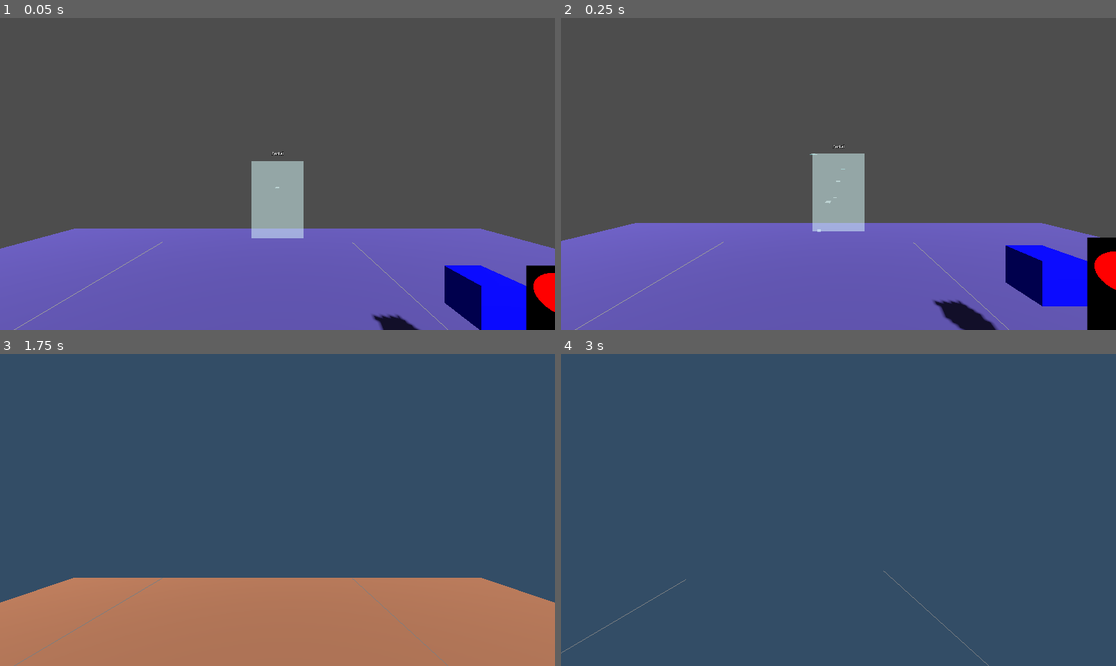
Above: before the commit, frames 1-4 (two rows, left to right).
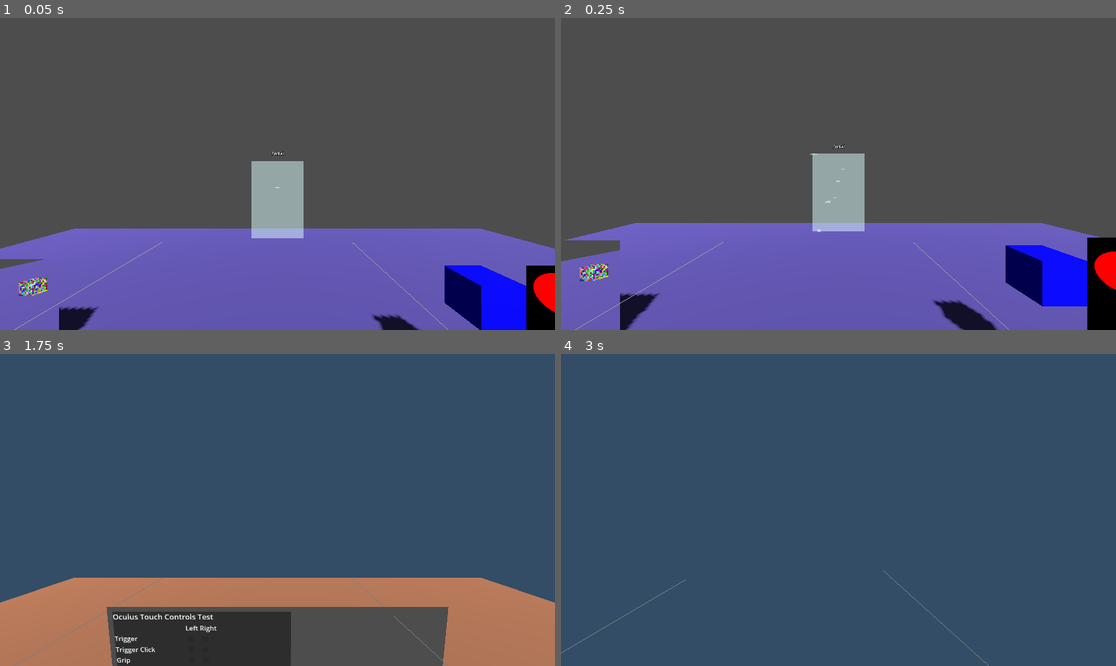
Above: after the commit, the same moments.

Repository: jvastola/GodotPhysicsRig
Game: Godot game, scene res://MainScene.tscn
Same seed, same stepped clock (60 frames per second), same inputs: the game is played once before the commit and once after it.
Inputs (mouse positions are in pixels of both pictures, inside the frame that each line leads up to):
- Up to frame 1 (0.05 s): no input
- Up to frame 2 (0.25 s): no input
- Up to frame 3 (1.75 s): move the mouse to (305, 510) at 0.52 s; hold Shift (sprint) 0.53-1.28 s; hold W (move_forward) from 0.53 s (still down); click (305, 510) at 0.67 s; tap Space (jump) at 0.77, 1.52 s; move the mouse to (249, 510) at 1.27 s; tap Shift (sprint) at 1.35 s
- Up to frame 4 (3 s): keep holding W (move_forward); move the mouse to (849, 503) at 2.02 s; hold Shift (sprint) 2.03-2.78 s; tap Enter at 2.75 s; move the mouse to (832, 516) at 2.77 s; tap Shift (sprint) at 2.85 s; click (832, 516) at 2.92 s

The runs differ from the first frame. In frame 1, 0.8% of the frame differs, in the area x 0-18%, y 77-100%; in frame 2, 1.3%; in frame 3, 11%, in the area x 19-81%, y 81-100%; in frame 4, nothing differs.

Commit message:
Update MainScene, SecondRoom, XRPlayer, and viewport scripts: adjust viewport mirror settings, add XR action tester UI, and implement texture application for XR test screen.

Diff:
--- a/MainScene.tscn
+++ b/MainScene.tscn
@@ -70,7 +70,7 @@
 cast_shadow = 0
 script = ExtResource("3_cube")
 size = Vector3(0.25, 0.25, 0.25)
-subdivisions = 12
+subdivisions = 9
 seed = 12345
 material_unshaded = true
 flip_winding = true
@@ -86,7 +86,9 @@
 transform = Transform3D(1.00696, 0, 0, 0, 1.00696, 0, 0, 0, 1.00696, 3.23463, 1, -2)
 
 [node name="ViewportMirror" type="Node3D" parent="."]
+transform = Transform3D(1, 0, 0, 0, 1, 0, 0, 0, 1, -4.18547, 0.5, -2.96549)
 script = ExtResource("8_viewport_mirror")
+size = Vector2(2, 1.5)
 ResolutionPerUnit = 500
 MainCamPath = NodePath("../XRPlayer/PlayerBody/XROrigin3D/XRCamera3D")
 MirrorColor = Color(1, 1, 1, 1)
--- a/SecondRoom.tscn
+++ b/SecondRoom.tscn
@@ -1,8 +1,10 @@
-[gd_scene load_steps=16 format=3 uid="uid://dtvg5mcsdmt1f"]
+[gd_scene load_steps=19 format=3 uid="uid://dtvg5mcsdmt1f"]
 
 [ext_resource type="Script" uid="uid://ct42jl8bcsjkj" path="res://floor_interactable.gd" id="1_ra6av"]
 [ext_resource type="PackedScene" uid="uid://cyi0m4x7nswyk" path="res://Portal.tscn" id="2_portal"]
 [ext_resource type="Script" uid="uid://exskxheotyxj" path="res://grabbable.gd" id="3_grabbable"]
+[ext_resource type="Script" uid="uid://d4c6j0s4qypas" path="res://xr_action_tester.gd" id="4_xrtest"]
+[ext_resource type="Script" uid="uid://b5lycbvj1gy00" path="res://xr_test_screen.gd" id="5_xrscreen"]
 
 [sub_resource type="Environment" id="Environment_second"]
 background_mode = 1
@@ -48,6 +50,9 @@
 
 [sub_resource type="BoxMesh" id="BoxMesh_ra6av"]
 size = Vector3(0.1, 1, 0.1)
+
+[sub_resource type="PlaneMesh" id="PlaneMesh_xrtest"]
+size = Vector2(1.6, 0.9)
 
 [node name="SecondRoom" type="Node3D"]
 
@@ -148,4 +153,17 @@
 font_size = 24
 outline_size = 8
 
+[node name="XRTestViewport" type="SubViewport" parent="."]
+size = Vector2i(800, 450)
+
+[node name="XRTestControl" type="Control" parent="XRTestViewport"]
+layout_mode = 3
+anchors_preset = 0
+script = ExtResource("4_xrtest")
+
+[node name="XRTestScreen" type="MeshInstance3D" parent="."]
+transform = Transform3D(1, 0, 0, 0, -0.10911, -0.99403, 0, 0.99403, -0.10911, 0, 1.6, -1)
+mesh = SubResource("PlaneMesh_xrtest")
+script = ExtResource("5_xrscreen")
+
 [editable path="PortalBack"]
--- a/XRPlayer.tscn
+++ b/XRPlayer.tscn
@@ -205,7 +205,6 @@
 player_rigidbody = NodePath("../PlayerBody")
 target = NodePath("../PlayerBody/XROrigin3D/LeftController")
 release_button = "ax_button"
-release_mode = 1
 
 [node name="CollisionShape3D" type="CollisionShape3D" parent="PhysicsHandLeft"]
 transform = Transform3D(0.1, 0, 0, 0, 0.1, 0, 0, 0, 0.1, 0, 0, 0)
@@ -227,6 +226,7 @@
 player_rigidbody = NodePath("../PlayerBody")
 target = NodePath("../PlayerBody/XROrigin3D/RightController")
 controller_name = "right_hand"
+release_button = "ax_button"
 
 [node name="CollisionShape3D" type="CollisionShape3D" parent="PhysicsHandRight"]
 transform = Transform3D(0.1, 0, 0, 0, 0.1, 0, 0, 0, 0.1, 0, 0, 0)
--- a/viewport_mirror.gd
+++ b/viewport_mirror.gd
@@ -1,3 +1,24 @@
+# MIT License
+# Copyright (c) 2022 Norodix
+#
+# Permission is hereby granted, free of charge, to any person obtaining a copy
+# of this software and associated documentation files (the "Software"), to deal
+# in the Software without restriction, including without limitation the rights
+# to use, copy, modify, merge, publish, distribute, sublicense, and/or sell
+# copies of the Software, and to permit persons to whom the Software is
+# furnished to do so, subject to the following conditions:
+#
+# The above copyright notice and this permission notice shall be included in
+# all copies or substantial portions of the Software.
+#
+# THE SOFTWARE IS PROVIDED "AS IS", WITHOUT WARRANTY OF ANY KIND, EXPRESS OR
+# IMPLIED, INCLUDING BUT NOT LIMITED TO THE WARRANTIES OF MERCHANTABILITY,
+# FITNESS FOR A PARTICULAR PURPOSE AND NONINFRINGEMENT. IN NO EVENT SHALL THE
+# AUTHORS OR COPYRIGHT HOLDERS BE LIABLE FOR ANY CLAIM, DAMAGES OR OTHER
+# LIABILITY, WHETHER IN AN ACTION OF CONTRACT, TORT OR OTHERWISE, ARISING FROM,
+# OUT OF OR IN CONNECTION WITH THE SOFTWARE OR THE USE OR OTHER DEALINGS IN THE
+# SOFTWARE.
+
 extends Node3D
 
 const whitegreen : Color = Color(0.9, 0.97, 0.94)
--- /dev/null
+++ b/xr_action_tester.gd
@@ -0,0 +1,198 @@
+extends Control
+
+# XR Action Tester UI
+# Builds a list of actions and checkboxes for left/right controllers.
+# Attempts several methods to detect button/axis presses from XRController3D.
+
+@export var quest3_only: bool = true
+
+var default_actions := [
+	{"name":"trigger","label":"Trigger"},
+	{"name":"trigger_click","label":"Trigger Click"},
+	{"name":"trigger_touch","label":"Trigger Touch"},
+	{"name":"grip","label":"Grip"},
+	{"name":"grip_click","label":"Grip Click"},
+	{"name":"primary","label":"Primary (thumbstick)"},
+	{"name":"primary_click","label":"Primary Click"},
+	{"name":"secondary","label":"Secondary (thumbstick)"},
+	{"name":"primary_touch","label":"Primary Touch"},
+	{"name":"secondary_click","label":"Secondary Click"},
+	{"name":"ax_button","label":"A/X Button"},
+	{"name":"by_button","label":"B/Y Button"},
+	{"name":"menu_button","label":"Menu/System"},
+	{"name":"select_button","label":"Select"},
+	{"name":"thumbstick","label":"Thumbstick (axis)"},
+	{"name":"thumbstick_click","label":"Thumbstick Click"}
+]
+
+var quest3_actions := [
+	{"name":"trigger","label":"Trigger"},
+	{"name":"trigger_click","label":"Trigger Click"},
+	{"name":"grip","label":"Grip"},
+	{"name":"grip_click","label":"Grip Click"},
+	{"name":"primary","label":"Thumbstick (Primary)"},
+	{"name":"primary_click","label":"Thumbstick Click"},
+	{"name":"primary_touch","label":"Thumbstick Touch"},
+	{"name":"ax_button","label":"A/X Button"},
+	{"name":"by_button","label":"B/Y Button"},
+	{"name":"menu_button","label":"Menu/System"},
+	{"name":"thumbstick","label":"Thumbstick (axis)"},
+	{"name":"thumbstick_click","label":"Thumbstick Click"},
+]
+
+@export var actions := []
+
+var left_controller: XRController3D = null
+var right_controller: XRController3D = null
+var checkboxes := {} # action_name -> {"left":CheckBox, "right":CheckBox}
+
+func _ready():
+	# Create a simple panel layout
+	self.anchor_right = 0
+	self.anchor_bottom = 0
+	self.position = Vector2(12, 12)
+	self.custom_minimum_size = Vector2(420, 300)
+	# choose action set based on quest3_only
+	if quest3_only:
+		actions = quest3_actions
+	else:
+		actions = default_actions
+
+	var panel = Panel.new()
+	panel.name = "XRTestPanel"
+	panel.custom_minimum_size = Vector2(420, 300)
+	add_child(panel)
+
+	var vb = VBoxContainer.new()
+	vb.name = "VBox"
+	vb.anchor_right = 0
+	vb.anchor_bottom = 0
+	panel.add_child(vb)
+
+	var title = Label.new()
+	title.text = "Oculus Touch Controls Test"
+	title.add_theme_color_override("font_color", Color.WHITE)
+	title.add_theme_font_size_override("font_size", 18)
+	vb.add_child(title)
+
+	var grid = GridContainer.new()
+	grid.columns = 3
+	grid.name = "Grid"
+	vb.add_child(grid)
+
+	# header
+	grid.add_child(Label.new())
+	var lh = Label.new(); lh.text = "Left"; grid.add_child(lh)
+	var rh = Label.new(); rh.text = "Right"; grid.add_child(rh)
+
+	for a in actions:
+		var name = a.name
+		var label = Label.new()
+		label.text = a.label
+		grid.add_child(label)
+
+		var cb_left = CheckBox.new()
+		cb_left.disabled = true
+		grid.add_child(cb_left)
+
+		var cb_right = CheckBox.new()
+		cb_right.disabled = true
+		grid.add_child(cb_right)
+
+		checkboxes[name] = {"left":cb_left, "right":cb_right}
+
+	# reset button
+	var h = HBoxContainer.new()
+	h.size_flags_horizontal = Control.SIZE_EXPAND_FILL
+	vb.add_child(h)
+	var reset_btn = Button.new()
+	reset_btn.text = "Reset"
+	reset_btn.connect("pressed", Callable(self, "_on_reset_pressed"))
+	h.add_child(reset_btn)
+
+	# try to find controller nodes in tree
+	_find_controllers()
+
+func _on_reset_pressed():
+	for k in checkboxes.keys():
+		checkboxes[k]["left"].set_pressed(false)
+		checkboxes[k]["right"].set_pressed(false)
+
+func _find_controllers():
+	left_controller = null
+	right_controller = null
+	var root = get_tree().get_root()
+	_search_for_controllers(root)
+
+func _search_for_controllers(node):
+	# depth-first search for nodes named like LeftController/RightController or of class XRController3D
+	if typeof(node) == TYPE_OBJECT:
+		if node.get_class() == "XRController3D":
+			if node.name.to_lower().find("left") != -1:
+				left_controller = node
+			elif node.name.to_lower().find("right") != -1:
+				right_controller = node
+		# else continue search
+	for c in node.get_children():
+		_search_for_controllers(c)
+
+func _process(delta):
+	# If controllers are not found, try again occasionally
+	if left_controller == null or right_controller == null:
+		_find_controllers()
+
+	for a in actions:
+		var name = a.name
+		var left_pressed = _check_action_on_controller(left_controller, name)
+		var right_pressed = _check_action_on_controller(right_controller, name)
+
+		if left_pressed:
+			checkboxes[name]["left"].set_pressed(true)
+		if right_pressed:
+			checkboxes[name]["right"].set_pressed(true)
+
+func _check_action_on_controller(controller, action_name):
+	if controller == null:
+		return false
+	# Try methods in order: get_vector2 (axis), get_bool/get_float, generic call
+	# 1) vector2
+	if controller.has_method("get_vector2"):
+		var ok := true
+		var v = Vector2.ZERO
+		# safe call
+		v = controller.get_vector2(action_name) if controller.has_method("get_vector2") else Vector2.ZERO
+		if v.length() > 0.3:
+			return true
+
+	# 2) get_axis / get_joy_axis style
+	if controller.has_method("get_axis"):
+		var f = controller.get_axis(action_name)
+		if abs(f) > 0.3:
+			return true
+
+	# 3) get_bool / get_button
+	if controller.has_method("get_bool"):
+		if controller.get_bool(action_name):
+			return true
+	if controller.has_method("get_pressed"):
+		if controller.get_pressed(action_name):
+			return true
+	if controller.has_method("get_button"):
+		if controller.get_button(action_name):
+			return true
+
+	# 4) Input fallbacks: try Input singleton action names
+	# Try the raw action name, and common left/right suffixed variants used in projects
+	var candidates = [action_name, action_name + "_left", action_name + "_right"]
+	for act in candidates:
+		# Only call Input.* for actions that exist in the project's InputMap
+		if InputMap.has_action(act):
+			if Input.is_action_just_pressed(act) or Input.is_action_pressed(act):
+				return true
+
+	# 5) joypad fallback (check any device)
+	for device in Input.get_connected_joypads():
+		# try mapping common button indices? Not reliable; skip
+		pass
+
+	return false
--- /dev/null
+++ b/xr_test_screen.gd
@@ -0,0 +1,29 @@
+extends MeshInstance3D
+
+# Assign the SubViewport's texture to this mesh's material at runtime
+@export var viewport_node_name: String = "XRTestViewport"
+
+func _ready():
+	var scene = get_tree().get_current_scene()
+	if scene == null:
+		return
+	var vp = scene.get_node_or_null(viewport_node_name)
+	if vp == null:
+		# try searching recursively
+		for n in scene.get_children():
+			vp = n.get_node_or_null(viewport_node_name)
+			if vp != null:
+				break
+	if vp == null:
+		print("xr_test_screen.gd: could not find viewport '" + viewport_node_name + "'")
+		return
+	var tex = vp.get_texture()
+	if tex == null:
+		print("xr_test_screen.gd: viewport has no texture yet")
+		return
+	var mat := StandardMaterial3D.new()
+	mat.albedo_texture = tex
+	mat.shading_mode = BaseMaterial3D.SHADING_MODE_UNSHADED
+	mat.cull_mode = BaseMaterial3D.CULL_DISABLED
+	self.material_override = mat
+	print("xr_test_screen.gd: applied viewport texture to mesh")
Not shown, added: xr_action_tester.gd.uid
Not shown, added: xr_test_screen.gd.uid
